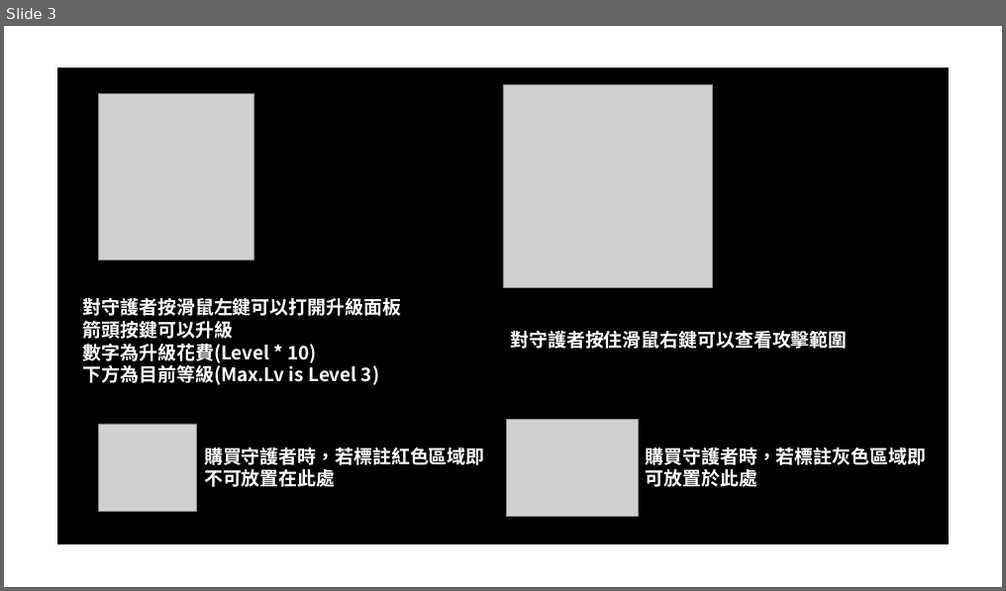
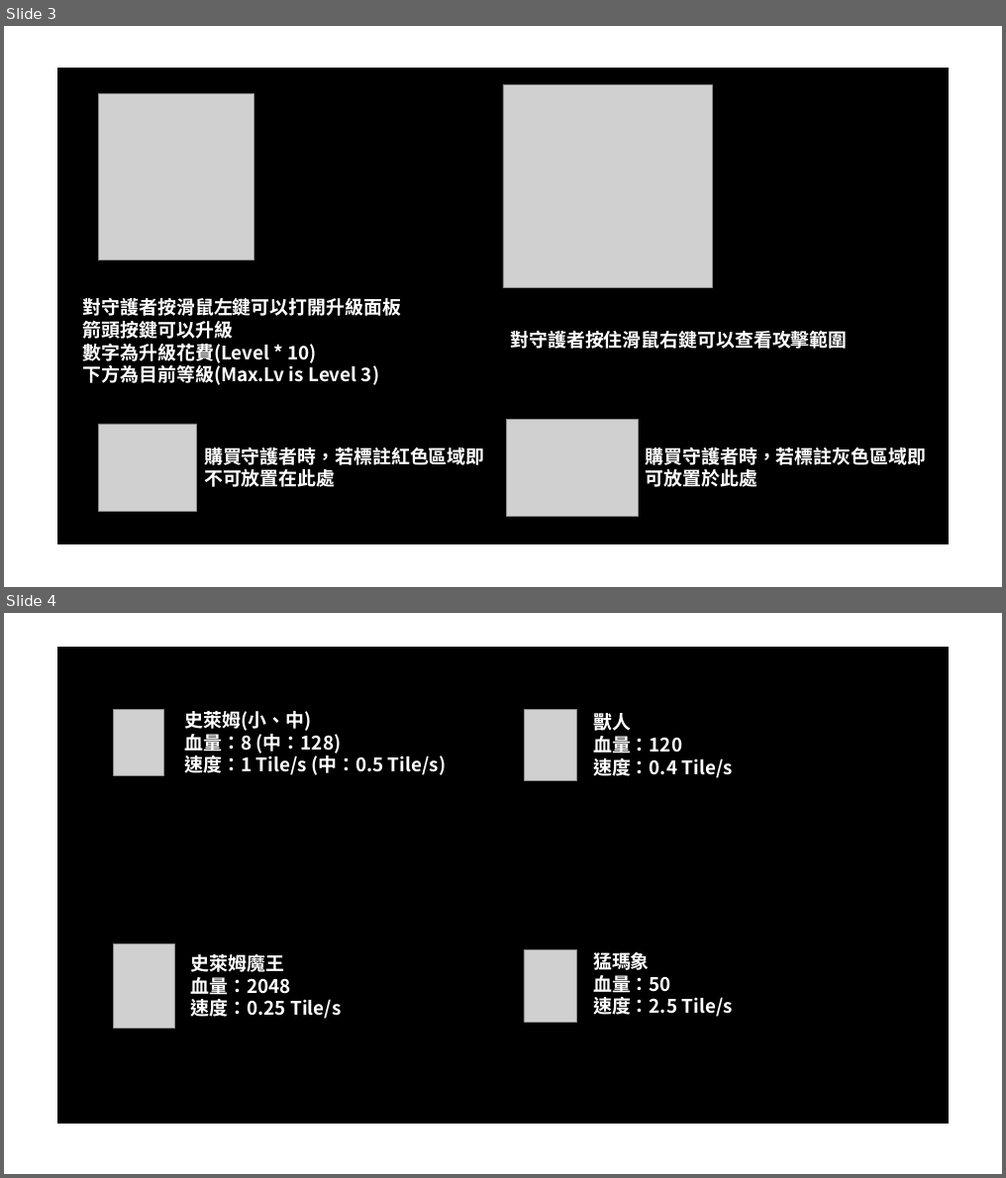
Before and after one commit to IanChen611/Fortress_Guard, a slide deck: Resources/TutorialPage.pptx. Shown one above the other, each under a label of ours: slide 3 before the commit, slides 3 and 4 after it. The pictures are 1006x591 and 1006x1178 pixels, drawn with LibreOffice and Linux fonts; fonts in the diff are those of the drawing; grey boxes stand for pictures. Boxes give left, top, right and bottom in pixels: in the first picture for what was removed or moved away, otherwise in the second. Text is boxed around its words. In the diff, an @@ line names an element or a change of style, - is before the commit and + after.

```diff
--- a/Resources/TutorialPage.pptx
+++ b/Resources/TutorialPage.pptx
@@ slide 4 added at (x1=4, y1=613, x2=1002, y2=1174), background #FFFFFF @@
@@ group added at (x1=57, y1=647, x2=948, y2=1123): 4 pictures, 4 texts, 1 rectangle @@
+史萊姆魔王
+血量：2048
+速度：0.25 Tile/s
+史萊姆(小、中)
+血量：8 (中：128)
+速度：1 Tile/s (中：0.5 Tile/s)
+獸人
+血量：120
+速度：0.4 Tile/s
+猛瑪象
+血量：50
+速度：2.5 Tile/s
```
Also in this commit, not shown: 3 other files.
